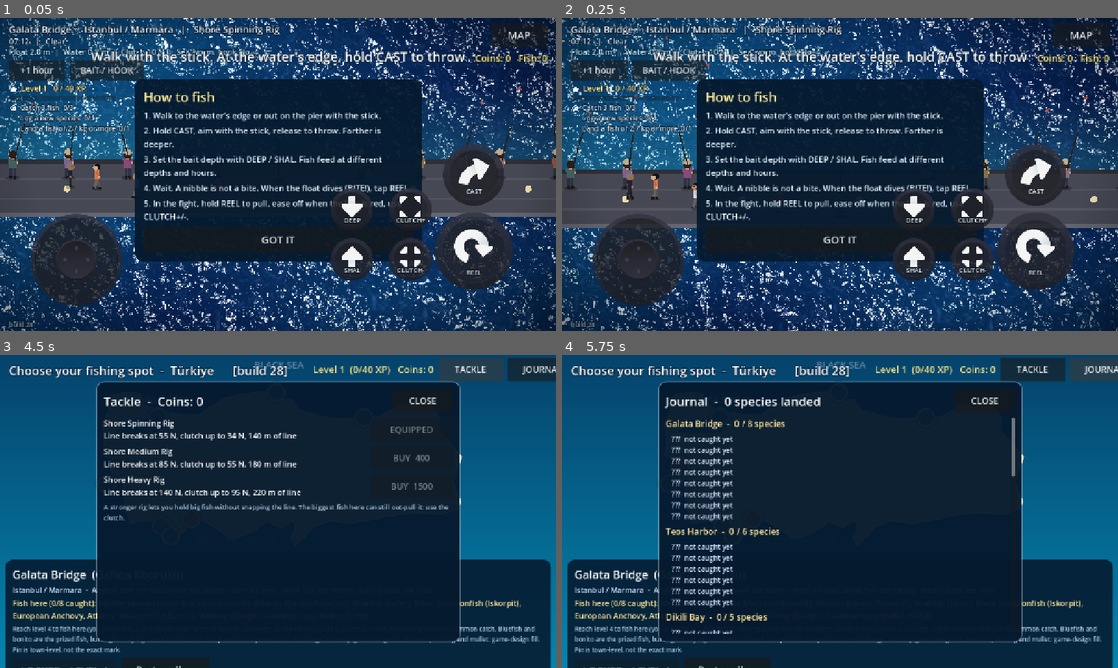
Above: before the commit, frames 1-4 (two rows, left to right).
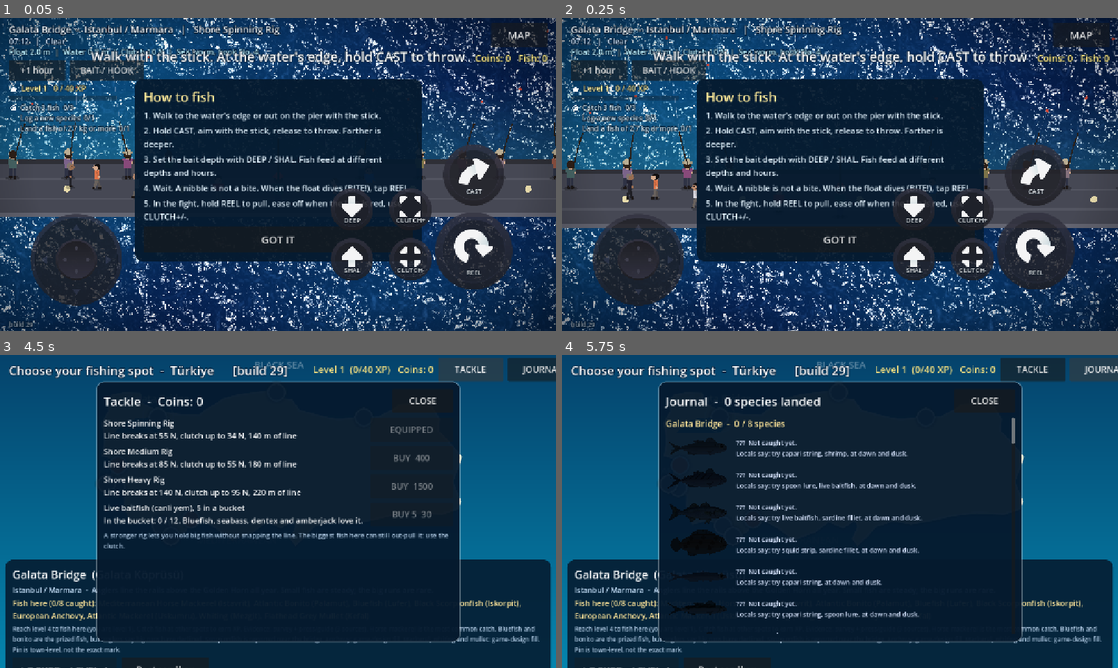
Above: after the commit, the same moments.

Repository: nextlevelcorp/godot_fishing_rpg
Game: Godot game, scene res://shore_fishing.tscn
Two runs of this game, one before a commit and one after it. Both use one fixed random seed, a clock stepped at 60 frames per second and the inputs below. This scene is started directly instead of the project's main scene.
Inputs (mouse positions are in pixels of both pictures, inside the frame that each line leads up to):
- Up to frame 1 (0.05 s): no input
- Up to frame 2 (0.25 s): no input
- Up to frame 3 (4.5 s): click "BAIT / HOOK" at 0.5 s; click "DONE" at 1.25 s; tap Enter at 2 s; move the mouse to (400, 495) at 2.02 s; hold D (steer_right) 2.03-2.75 s; hold C (cast) 2.03-2.75 s; click (400, 495) at 2.17 s; drag from (166, 527) to (250, 574) at 2.77 s; click "MAP" at 3.5 s; click "TACKLE" at 4.25 s
- Up to frame 4 (5.75 s): click "JOURNAL" at 5 s

The runs differ from the first frame. In frame 1, less than 0.1% of the frame differs, in the area x 5-6%, y 97-99%; in frame 2, less than 0.1%; in frame 3, 2.2%; in frame 4, 6.3%, in the area x 18-82%, y 3-90%.

Commit message:
feat: live bait bucket and an illustrated journal with fishing know-how (build 29)
- Small istavrit, hamsi or uskumru go into a live-bait bucket (max 12,
  saved); the tackle shop sells 5 for 30 coins. Live bait is used when a
  fish takes it or small fish strip it; no casting it from an empty bucket.
- Journal: each species with its picture (sprite or drawing, silhouette
  until caught), and for caught ones depth range, feeding time, best baits
  and hook range; uncaught ones show what locals use.

Design: GAME_DESIGN.md Live bait and journal

Co-Authored-By: Claude Opus 5.5 <noreply@anthropic.com>
Claude-Session: https://claude.ai/code/session_01HLtjWBZvxzhjVtsJywwULp

Diff:
--- a/biome_database.gd
+++ b/biome_database.gd
@@ -298,6 +298,11 @@
 }
 
 
+## "day", "night" or "twilight": when this species feeds most.
+func activity_kind(species_id: String) -> String:
+	return String(ACTIVITY.get(species_id, "twilight"))
+
+
 ## How hungry a species is at time_of_day (0 = midnight, 0.25 sunrise, 0.5 noon, 0.75 sunset).
 func activity_factor(species_id: String, time_of_day: float) -> float:
 	var sun := sin((time_of_day - 0.25) * TAU)                       # -1 midnight .. +1 noon
--- /dev/null
+++ b/fish_icon.gd
@@ -0,0 +1,27 @@
+## A small picture of a species for lists such as the journal: the painted sprite when one exists,
+## otherwise the RealFish drawing. Unknown species show as a dark silhouette.
+class_name FishIcon
+extends Control
+
+var species := ""
+var known := true
+
+
+func _init(id: String = "", is_known: bool = true) -> void:
+	species = id
+	known = is_known
+	custom_minimum_size = Vector2(150.0, 64.0)
+	mouse_filter = Control.MOUSE_FILTER_IGNORE
+	if not known:
+		self_modulate = Color(0.05, 0.08, 0.12, 0.85)
+
+
+func _draw() -> void:
+	if species == "" or FightView.CREATURES.has(species):
+		return
+	var length := size.x * 0.9
+	var sprite := RealFish.sprite(species)
+	if sprite != null:
+		# keep tall fish inside the box
+		length = minf(length, size.y * 0.95 * float(sprite.get_width()) / float(sprite.get_height()))
+	RealFish.draw(self, species, size * 0.5, length, 0.0, 1.0, 0.0, 0.0, 1.0, 0.4)
--- a/game_session.gd
+++ b/game_session.gd
@@ -11,7 +11,7 @@
 
 ## Shown on screen so a player can tell a fresh deploy from a page the browser cached.
 ## Bump it with every build that changes behaviour.
-const BUILD := "build 28"
+const BUILD := "build 29"
 const SAVE_PATH := "user://save.cfg"
 const SAVE_VERSION := 1
 const START_RIG := "shore_spinning_rig"
@@ -39,6 +39,11 @@
 ## Bait and hook on the line (see Tackle). Saved.
 static var bait_id := "sea_worm"
 static var hook_id := "h4"
+## Live baitfish kept in the bucket: caught small fish (istavrit, hamsi) or bought. Used up when a
+## fish takes it or small fish strip it.
+static var live_bait := 0
+const LIVE_BAIT_MAX := 12
+const LIVE_BAIT_SPECIES: Array[String] = ["mediterranean_horse_mackerel", "european_anchovy", "atlantic_mackerel"]
 static var xp := 0
 static var rig_id := START_RIG
 static var owned_rigs: Array[String] = [START_RIG]
@@ -112,6 +117,7 @@
 	bait_id = String(b) if (b is String and Tackle.BAITS.has(b)) else "sea_worm"
 	var hk: Variant = cfg.get_value("tackle", "hook", "h4")
 	hook_id = String(hk) if (hk is String and Tackle.HOOKS.has(hk)) else "h4"
+	live_bait = clampi(_to_int(cfg.get_value("tackle", "live", 0)), 0, LIVE_BAIT_MAX)
 	best_kg = _clean(cfg.get_value("journal", "best_kg", {}), true)
 	counts = _clean(cfg.get_value("journal", "counts", {}), false)
 	for k: String in counts:
@@ -132,6 +138,7 @@
 	cfg.set_value("settings", "tutorial_done", tutorial_done)
 	cfg.set_value("tackle", "bait", bait_id)
 	cfg.set_value("tackle", "hook", hook_id)
+	cfg.set_value("tackle", "live", live_bait)
 	cfg.set_value("journal", "best_kg", best_kg)
 	cfg.set_value("journal", "counts", counts)
 	var err := cfg.save(SAVE_PATH)
@@ -261,6 +268,22 @@
 	return "%s  %d/%d%s" % [g["text"], mini(int(g["progress"]), need), need, "  DONE" if bool(g["done"]) else ""]
 
 
+## Adds (or with a negative n, uses) live baitfish. Returns the new count.
+static func add_live_bait(n: int) -> int:
+	live_bait = clampi(live_bait + n, 0, LIVE_BAIT_MAX)
+	save()
+	return live_bait
+
+
+## Buys live baitfish from the bait shop. Returns false if not enough coins or the bucket is full.
+static func buy_live_bait(n: int, price: int) -> bool:
+	if coins < price or live_bait >= LIVE_BAIT_MAX:
+		return false
+	coins -= price
+	add_live_bait(n)
+	return true
+
+
 ## Buys and equips a rig. Returns false if already owned or not enough coins.
 static func buy_rig(id: String, price: int) -> bool:
 	if owned_rigs.has(id) or coins < price:
--- a/shore_fishing.gd
+++ b/shore_fishing.gd
@@ -621,7 +621,9 @@
 			_walk(delta)
 			_adjust_bait_depth(delta)
 			if _cast_edge:
-				if _can_cast():
+				if GameSession.bait_id == "live_fish" and GameSession.live_bait <= 0:
+					_flash("No live bait. Catch istavrit on a capari, or buy some at the map's tackle shop")
+				elif _can_cast():
 					var lim := _aim_limit()
 					_aim = clampf(atan2(_facing.x, -_facing.y), -lim, lim)
 					_power = 0.0
@@ -953,6 +955,8 @@
 		_set_status("Nibble!  Wait for the real bite")
 		if _rng.randf() < Tackle.steal_chance(GameSession.bait_id):
 			_bait_on = false
+			if GameSession.bait_id == "live_fish":
+				GameSession.add_live_bait(-1)
 			_fish_leaves("The float went still")
 			return
 		var hz := maxf(float(_prof["noise_hz"]), 0.5)
@@ -1010,6 +1014,8 @@
 		var why := "  (hook too big for its mouth)" if mis > 0 else ("  (hook too small to hold)" if mis < 0 else "")
 		_fish_leaves("Missed! The hook did not set" + why)
 		return
+	if GameSession.bait_id == "live_fish":
+		GameSession.add_live_bait(-1)          # the fish has taken it
 	var species := BiomeDB.get_species(_fish_id)
 	_weight_kg = BiomeDB.roll_weight_kg(_fish_id, _rng)
 	_fishing.apply_rig(BiomeDB.get_rig(GameSession.rig_id))
@@ -1316,6 +1322,8 @@
 	var badge := "NEW SPECIES!  " if bool(res["first"]) else ("NEW RECORD!  " if bool(res["record"]) else "")
 	var lines := PackedStringArray(["%.2f kg   +%d coins   +%d XP" % [weight_kg, value, int(res["xp"])], String(sp["scientific"]),
 		"On %s, hook %s" % [String(Tackle.BAITS[GameSession.bait_id]["name"]).to_lower(), Tackle.hook_name(GameSession.hook_id)]])
+	if GameSession.LIVE_BAIT_SPECIES.has(id) and weight_kg < 0.4 and GameSession.live_bait < GameSession.LIVE_BAIT_MAX:
+		lines.append("Into the bucket as live bait  (%d)" % GameSession.add_live_bait(1))
 	var done: Array = res["goals_done"]
 	for g: Dictionary in done:
 		lines.append("Goal done: %s  (+%d coins)" % [g["text"], int(g["coins"])])
@@ -1483,7 +1491,10 @@
 	grid.add_theme_constant_override("v_separation", 8)
 	box.add_child(grid)
 	for id: String in Tackle.BAIT_ORDER:
-		var b := _tackle_button(Tackle.bait_name(id), id == GameSession.bait_id, Vector2(290.0, 50.0))
+		var label := Tackle.bait_name(id)
+		if id == "live_fish":
+			label = "Live baitfish  x%d" % GameSession.live_bait
+		var b := _tackle_button(label, id == GameSession.bait_id, Vector2(290.0, 50.0))
 		b.pressed.connect(func() -> void:
 			GameSession.set_tackle(id, GameSession.hook_id)
 			_open_tackle_panel())
--- a/tackle.gd
+++ b/tackle.gd
@@ -79,6 +79,24 @@
 const CAPARI_HOOK := 1
 
 
+## The n baits this species likes best, as display names.
+static func best_baits(species: String, n: int = 2) -> PackedStringArray:
+	var pref: Dictionary = PREF.get(species, {})
+	var ids := pref.keys()
+	ids.sort_custom(func(a: Variant, b: Variant) -> bool: return float(pref[a]) > float(pref[b]))
+	var out := PackedStringArray()
+	for i in mini(n, ids.size()):
+		out.append(String(BAITS[ids[i]]["name"]).to_lower())
+	return out
+
+
+## Hook sizes that fit this species' mouth, for example "No. 8 to No. 1".
+static func hook_range(species: String) -> String:
+	var m: Vector2i = MOUTH.get(species, Vector2i(1, 3))
+	var a := hook_name(HOOK_ORDER[m.x])
+	return a if m.x == m.y else "%s to %s" % [a, hook_name(HOOK_ORDER[m.y])]
+
+
 static func bait_name(id: String) -> String:
 	var b: Dictionary = BAITS.get(id, {})
 	return "%s (%s)" % [b.get("name", id), b.get("tr", "")]
--- a/turkey_map.gd
+++ b/turkey_map.gd
@@ -3,6 +3,8 @@
 ## survey data. Pins use the town-level coordinates in fishing_spots.gd.
 class_name TurkeyMap
 extends Control
+
+const LIVE_BAIT_PRICE := 30
 
 const LAT_MIN := 35.6
 const LAT_MAX := 42.4
@@ -392,6 +394,17 @@
 				_open_tackle())
 			b.disabled = GameSession.coins < price
 		row.add_child(b)
+	var bait_row := HBoxContainer.new()
+	bait_row.add_theme_constant_override("separation", 12)
+	_overlay_list.add_child(bait_row)
+	var bait_info := _make_label(bait_row, 18, Color.WHITE)
+	bait_info.text = "Live baitfish (canli yem), 5 in a bucket\nIn the bucket: %d / %d. Bluefish, seabass, dentex and amberjack love it." % [GameSession.live_bait, GameSession.LIVE_BAIT_MAX]
+	var bb := _make_button("BUY 5  %d" % LIVE_BAIT_PRICE, 190.0, func() -> void:
+		GameSession.buy_live_bait(5, LIVE_BAIT_PRICE)
+		_update_coins()
+		_open_tackle())
+	bb.disabled = GameSession.coins < LIVE_BAIT_PRICE or GameSession.live_bait >= GameSession.LIVE_BAIT_MAX
+	bait_row.add_child(bb)
 	var tip := _make_label(_overlay_list, 15, Color(0.7, 0.8, 0.9))
 	tip.text = "A stronger rig lets you hold big fish without snapping the line. The biggest fish here can still out-pull it: use the clutch."
 	_overlay.visible = true
@@ -405,15 +418,32 @@
 		var ids: Array = s["species"]
 		var head := _make_label(_overlay_list, 20, Color(1.0, 0.9, 0.6))
 		head.text = "%s  -  %d / %d species" % [s["name"], _caught_count(ids), ids.size()]
-		var lines: Array[String] = []
 		for fid: String in ids:
-			if GameSession.counts.has(fid):
-				lines.append("   %s: best %.2f kg, landed %d" % [BiomeDB.get_species(fid)["name"], float(GameSession.best_kg[fid]), int(GameSession.counts[fid])])
+			var known := GameSession.counts.has(fid)
+			var row := HBoxContainer.new()
+			row.add_theme_constant_override("separation", 12)
+			_overlay_list.add_child(row)
+			row.add_child(FishIcon.new(fid, known))
+			var info := _make_label(row, 15, Color(0.85, 0.9, 1.0))
+			var sp := BiomeDB.get_species(fid)
+			var baits := ", ".join(Tackle.best_baits(fid))
+			if known:
+				var dr: Vector2 = sp["depth_m"]
+				info.text = "%s  (%s)\nBest %.2f kg, landed %d.  %.0f-%.0f m deep, feeds %s.\nBait: %s.  Hook %s." % [sp["name"], sp["scientific"],
+					float(GameSession.best_kg[fid]), int(GameSession.counts[fid]), dr.x, dr.y, _feeds_text(fid), baits, Tackle.hook_range(fid)]
 			else:
-				lines.append("   ???  not caught yet")
-		var body := _make_label(_overlay_list, 16, Color(0.85, 0.9, 1.0))
-		body.text = "\n".join(lines)
+				info.text = "???  Not caught yet.\nLocals say: try %s, %s." % [baits if baits != "" else "different baits", _feeds_text(fid)]
 	_overlay.visible = true
+
+
+## When a species feeds, in words (see BiomeDB.ACTIVITY).
+func _feeds_text(fid: String) -> String:
+	match BiomeDB.activity_kind(fid):
+		"night":
+			return "at night"
+		"day":
+			return "by day"
+	return "at dawn and dusk"
 
 
 func _on_go_pressed() -> void:
Not shown, changed: GAME_DESIGN.md
